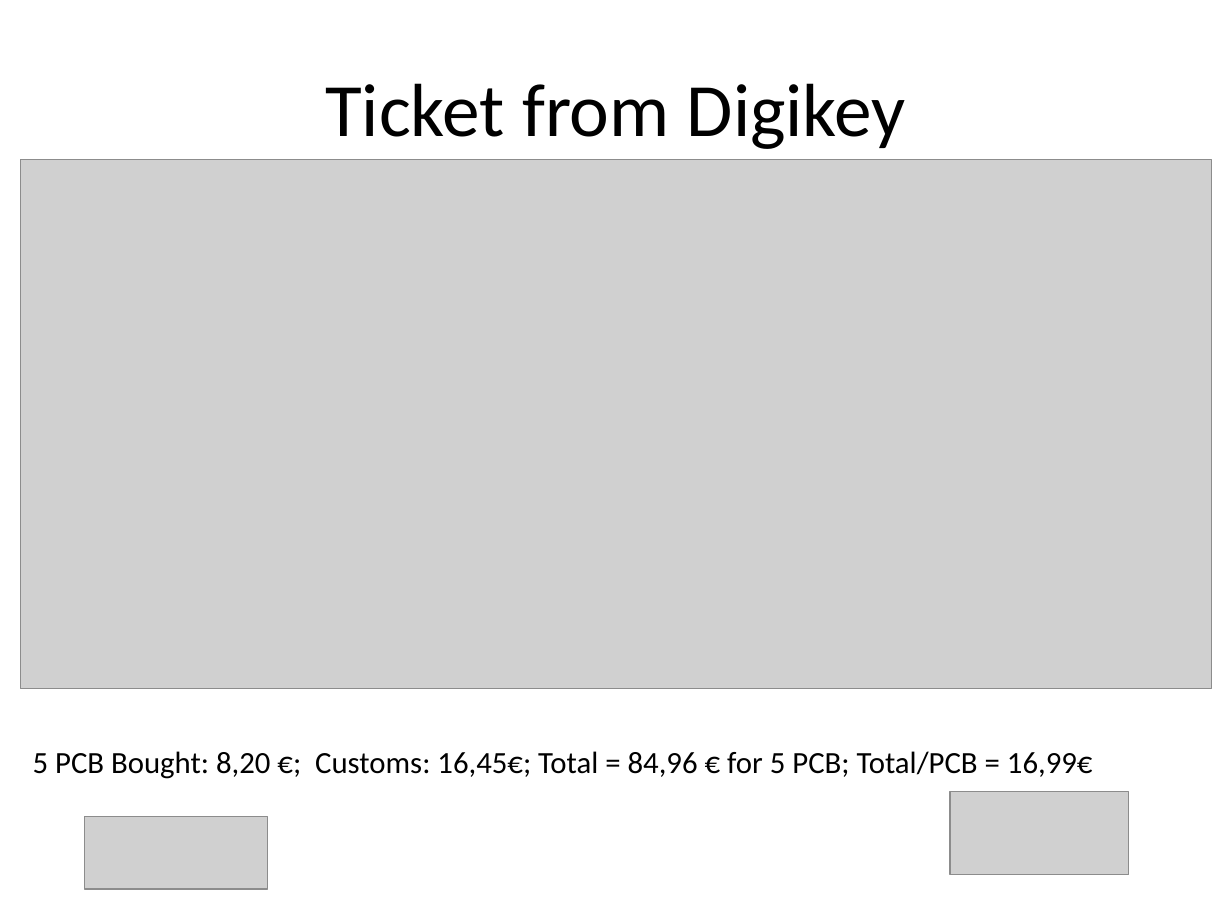
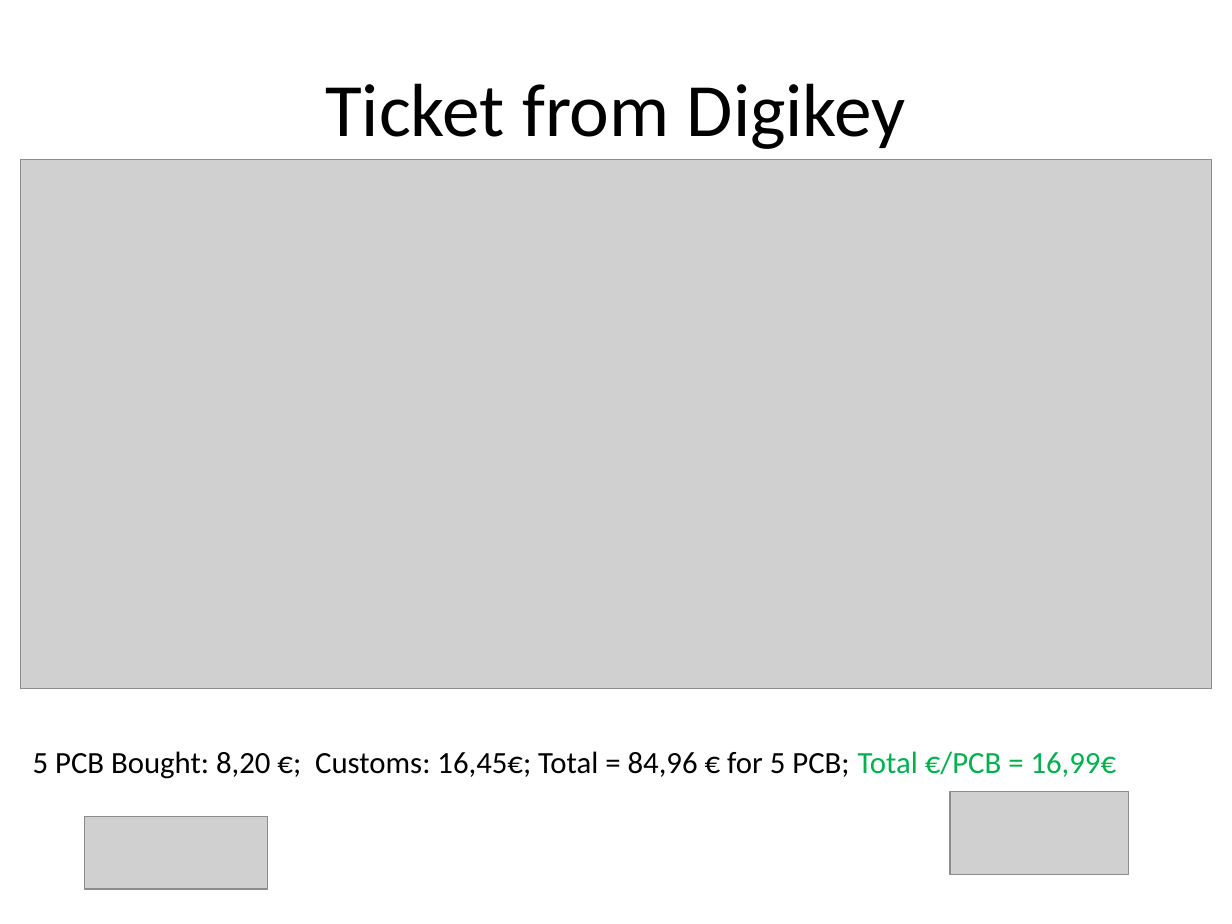
Before and after one commit to Jorjo80/Trabajo-ELAB, a slide deck: slide 10 of Presentacion.pptx. Drawn at 1232x924 pixels with LibreOffice and Linux fonts; fonts in the diff are those of the drawing; grey boxes stand for pictures. Boxes give left, top, right and bottom in pixels: in the first picture for what was removed or moved away, otherwise in the second. Text is boxed around its words. In the diff, an @@ line names an element or a change of style, - is before the commit and + after.

```diff
--- a/Presentacion.pptx
+++ b/Presentacion.pptx
@@ text at <box>33,751,1117,779</box>: text changed @@
-5 PCB Bought: 8,20 €; Customs: 16,45€; Total = 84,96 € for 5 PCB; Total/PCB = 16,99€
+5 PCB Bought: 8,20 €; Customs: 16,45€; Total = 84,96 € for 5 PCB; Total €/PCB = 16,99€
```
Also in this commit, not shown: 7 other slides changed.
